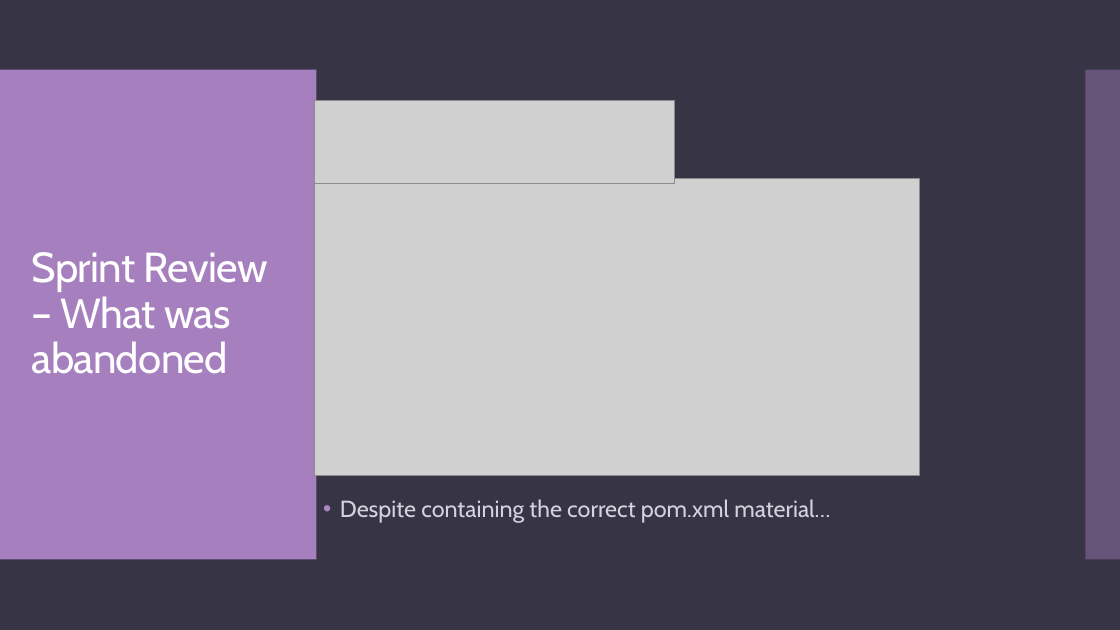
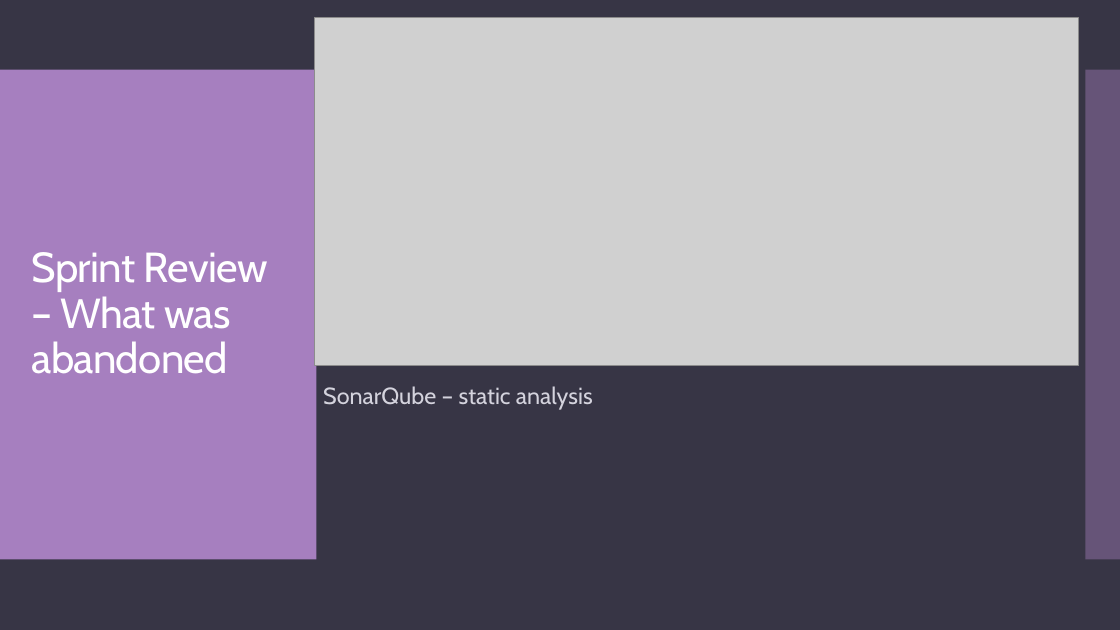
Before and after one commit to STGoodlandWork/QA-TDL-SG, a slide deck: slide 13 of Documentation/qa-tdl-presentation.pptx. Drawn at 1120x630 pixels with LibreOffice and Linux fonts; fonts in the diff are those of the drawing; grey boxes stand for pictures. Boxes give left, top, right and bottom in pixels: in the first picture for what was removed or moved away, otherwise in the second. Text is boxed around its words. In the diff, an @@ line names an element or a change of style, - is before the commit and + after.

```diff
--- a/Documentation/qa-tdl-presentation.pptx
+++ b/Documentation/qa-tdl-presentation.pptx
@@ picture added at (x1=315, y1=18, x2=1079, y2=366) @@
@@ picture removed at (x1=315, y1=101, x2=675, y2=184) @@
@@ picture removed at (x1=315, y1=179, x2=920, y2=476) @@
@@ text at (x1=323, y1=386, x2=593, y2=410): text changed @@
-• Despite containing the correct pom.xml material…
+SonarQube – static analysis
```
Also in this commit, not shown: 12 other slides changed, 1 slide added, 1 slide removed.
